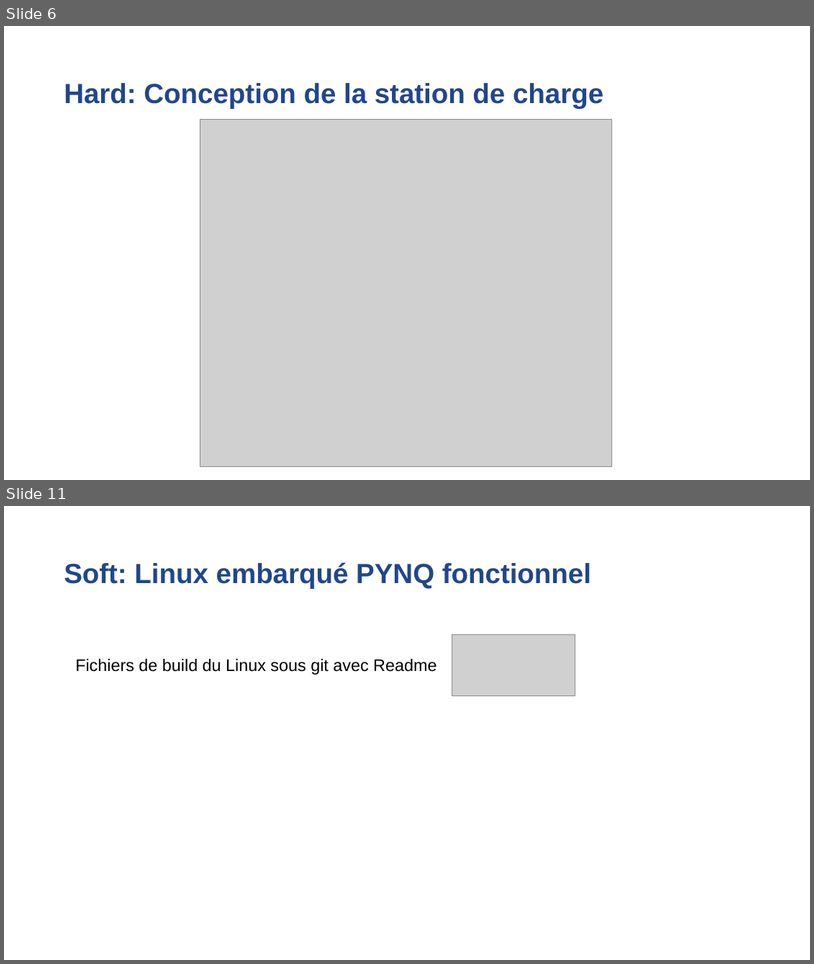
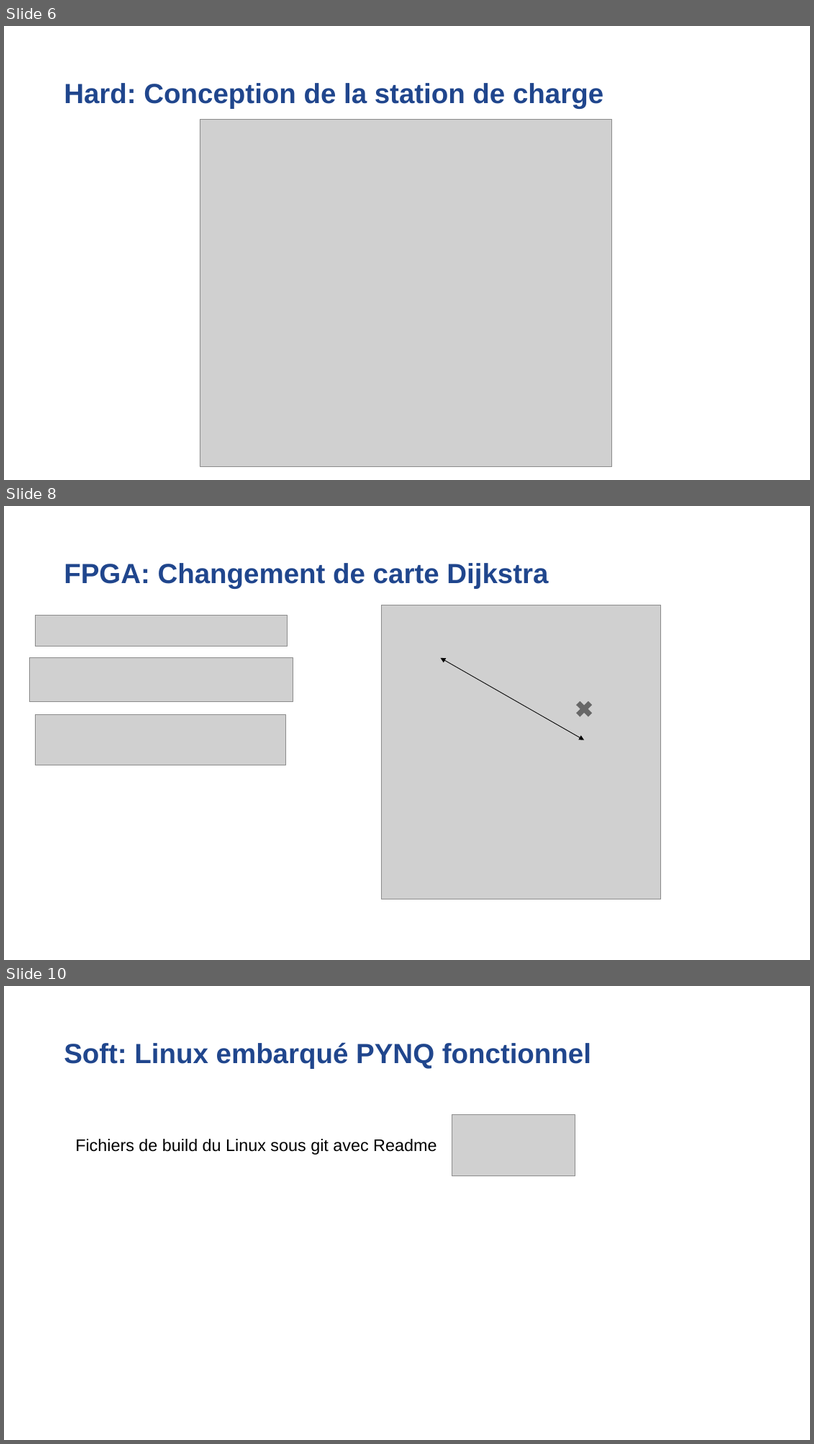
Before and after one commit to Laffargue-ElsysDesign/Robot_Surveillance_V3, a slide deck: GestionDeProjet/Reunions/Reunion_06_07_2022/Reunion_avancement_06_07_22.pptx. Shown one above the other, each under a label of ours: slides 6 and 11 before the commit, slides 6, 8 and 10 after it; the slides between them are not shown. The pictures are 814x964 and 814x1444 pixels, drawn with LibreOffice and Linux fonts; fonts in the diff are those of the drawing; grey boxes stand for pictures; background and template pictures are left out. Boxes give left, top, right and bottom in pixels: in the first picture for what was removed or moved away, otherwise in the second. Text is boxed around its words. In the diff, an @@ line names an element or a change of style, - is before the commit and + after.

```diff
--- a/GestionDeProjet/Reunions/Reunion_06_07_2022/Reunion_avancement_06_07_22.pptx
+++ b/GestionDeProjet/Reunions/Reunion_06_07_2022/Reunion_avancement_06_07_22.pptx
@@ slide 8 added at <box>4,506,810,960</box>, background #FFFFFF @@
@@ title added at <box>64,563,548,589</box>, 33 pt, text #20468D, bold @@
+FPGA: Changement de carte Dijkstra
@@ picture added at <box>381,605,661,898</box> @@
@@ picture added at <box>36,615,288,646</box> @@
@@ picture added at <box>30,658,293,701</box> @@
@@ double arrow added from (441, 658) to (585, 740), #000000 0.75 pt @@
@@ cross added at <box>573,698,597,720</box>, fill #000000 at 50% opacity @@
@@ picture added at <box>36,715,286,765</box> @@
@@ what was slide 11 is now slide 10 @@
```
Also in this commit, not shown: 1 slide changed, 2 other slides added, 4 slides removed.
